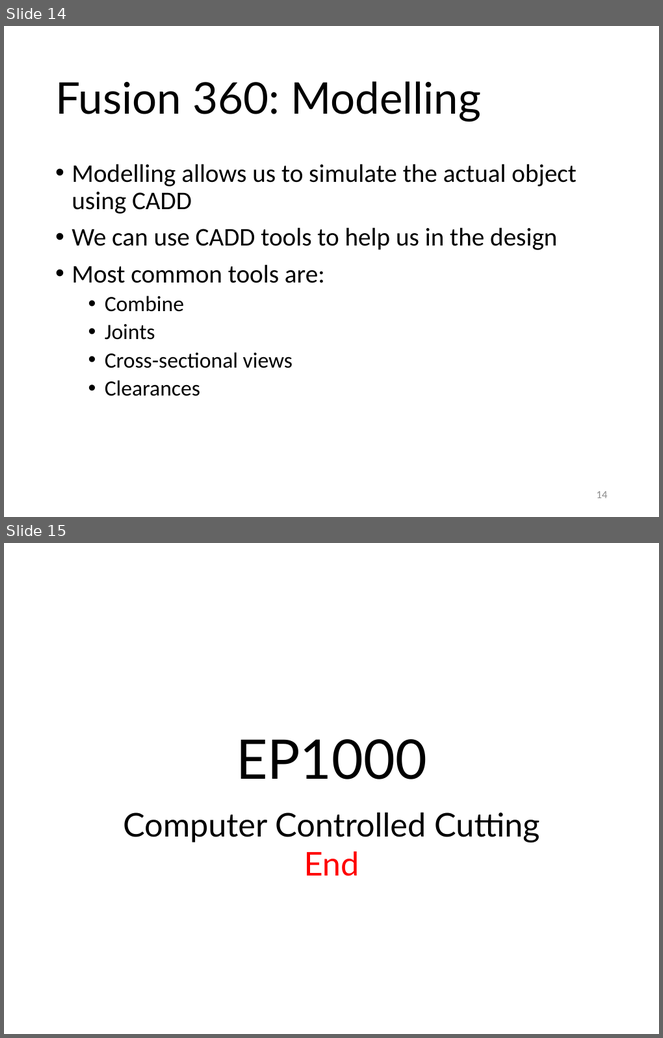
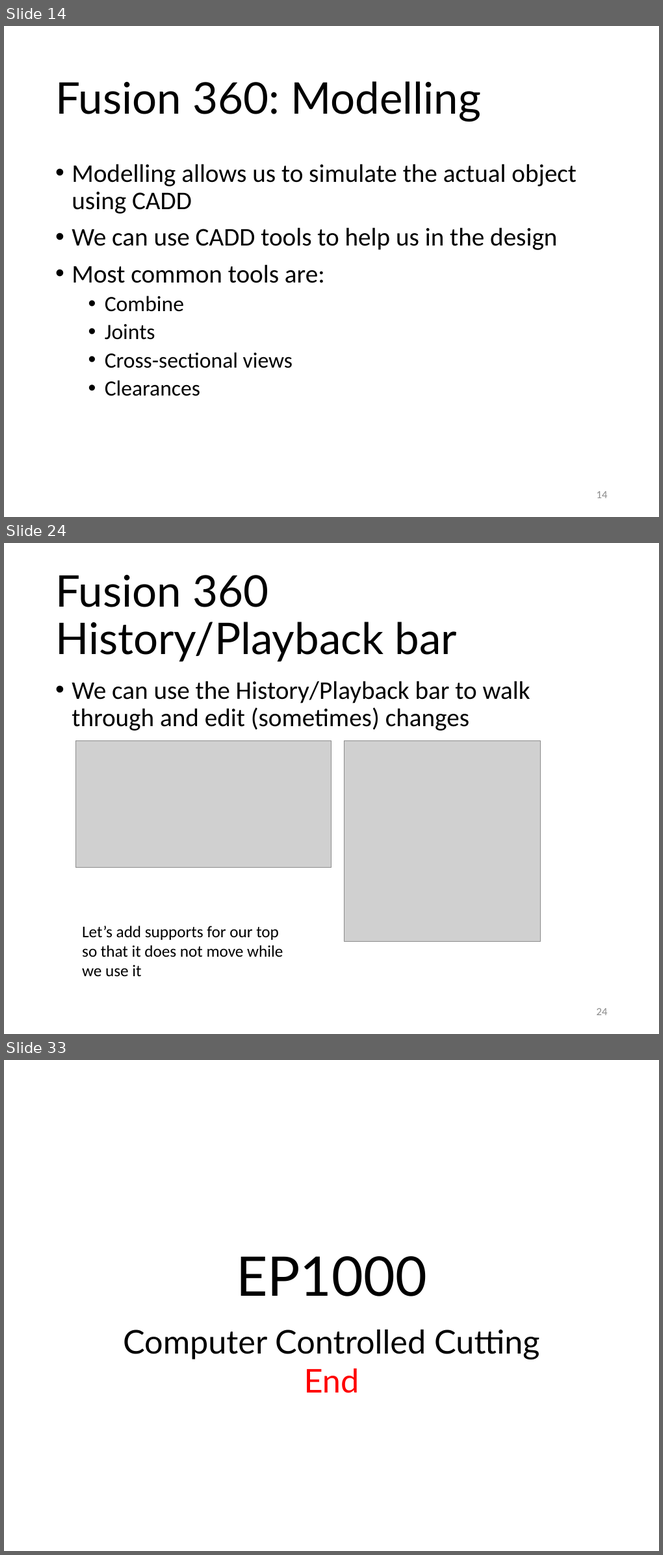
Before and after one commit to RDorville/digfab, a slide deck: presentations/ep1000_cutting/ep1000_cutting.pptx. Shown one above the other, each under a label of ours: slides 14 and 15 before the commit, slides 14, 24 and 33 after it; the slides between them are not shown. The pictures are 663x1038 and 663x1555 pixels, drawn with LibreOffice and Linux fonts; fonts in the diff are those of the drawing; grey boxes stand for pictures; background and template pictures are left out. Boxes give left, top, right and bottom in pixels: in the first picture for what was removed or moved away, otherwise in the second. Text is boxed around its words. In the diff, an @@ line names an element or a change of style, - is before the commit and + after.

```diff
--- a/presentations/ep1000_cutting/ep1000_cutting.pptx
+++ b/presentations/ep1000_cutting/ep1000_cutting.pptx
@@ slide 24 added at (4, 543, 659, 1034), background #FFFFFF @@
@@ title added at (55, 575, 457, 662), 48 pt, text #000000 @@
+Fusion 360 History/Playback bar
@@ text added at (72, 681, 530, 731), 28 pt, text #000000 @@
+• We can use the History/Playback bar to walk through and edit (sometimes) changes
@@ picture added at (76, 741, 332, 868) @@
@@ picture added at (345, 741, 541, 941) @@
@@ text added at (82, 926, 283, 977), 18 pt, text #000000 @@
+Let’s add supports for our top so that it does not move while we use it
@@ page number added at (597, 1008, 608, 1016), 12 pt, text #8C8C8C @@
+24
@@ what was slide 15 is now slide 33 @@
```
Also in this commit, not shown: 17 other slides added, 24 other files.
